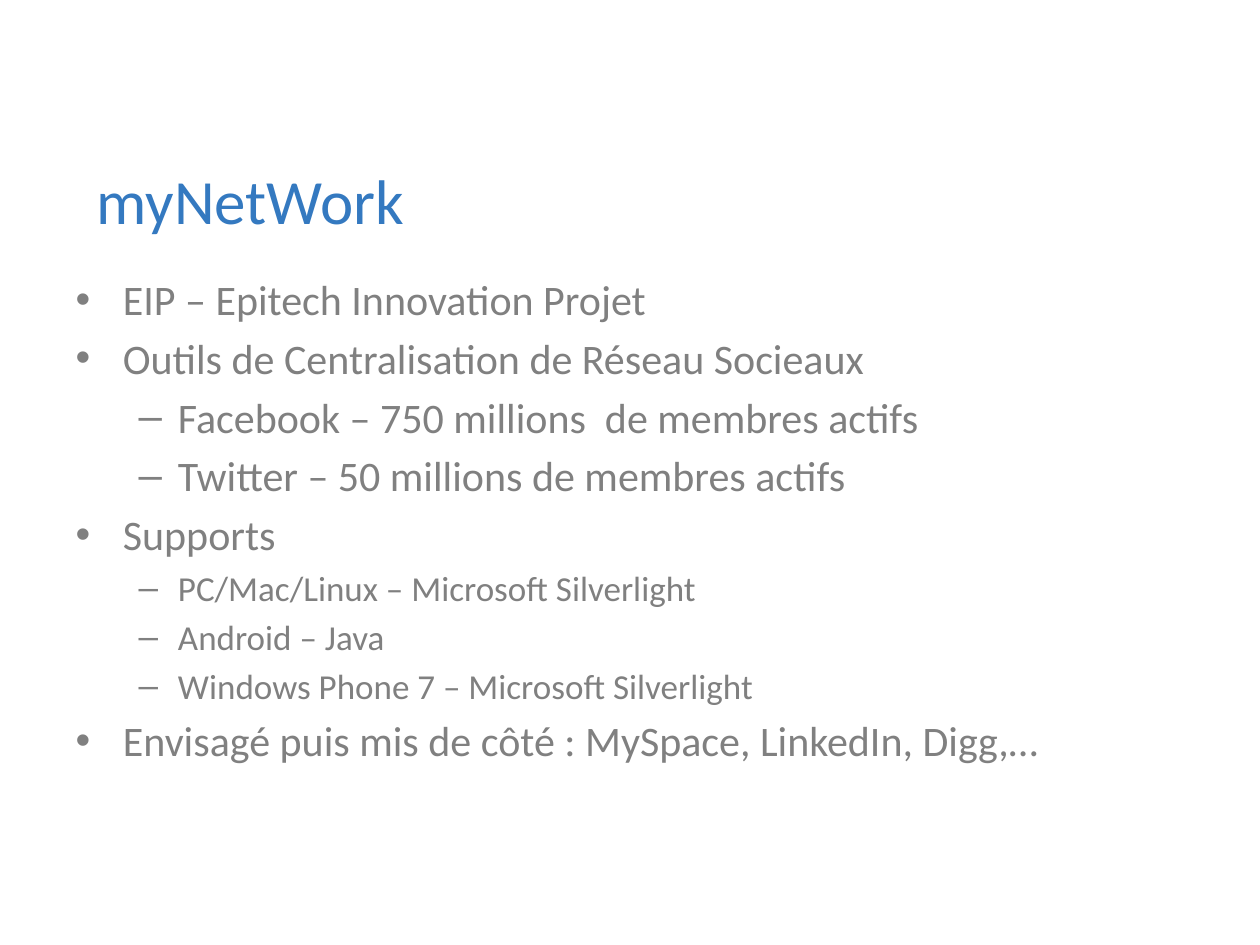
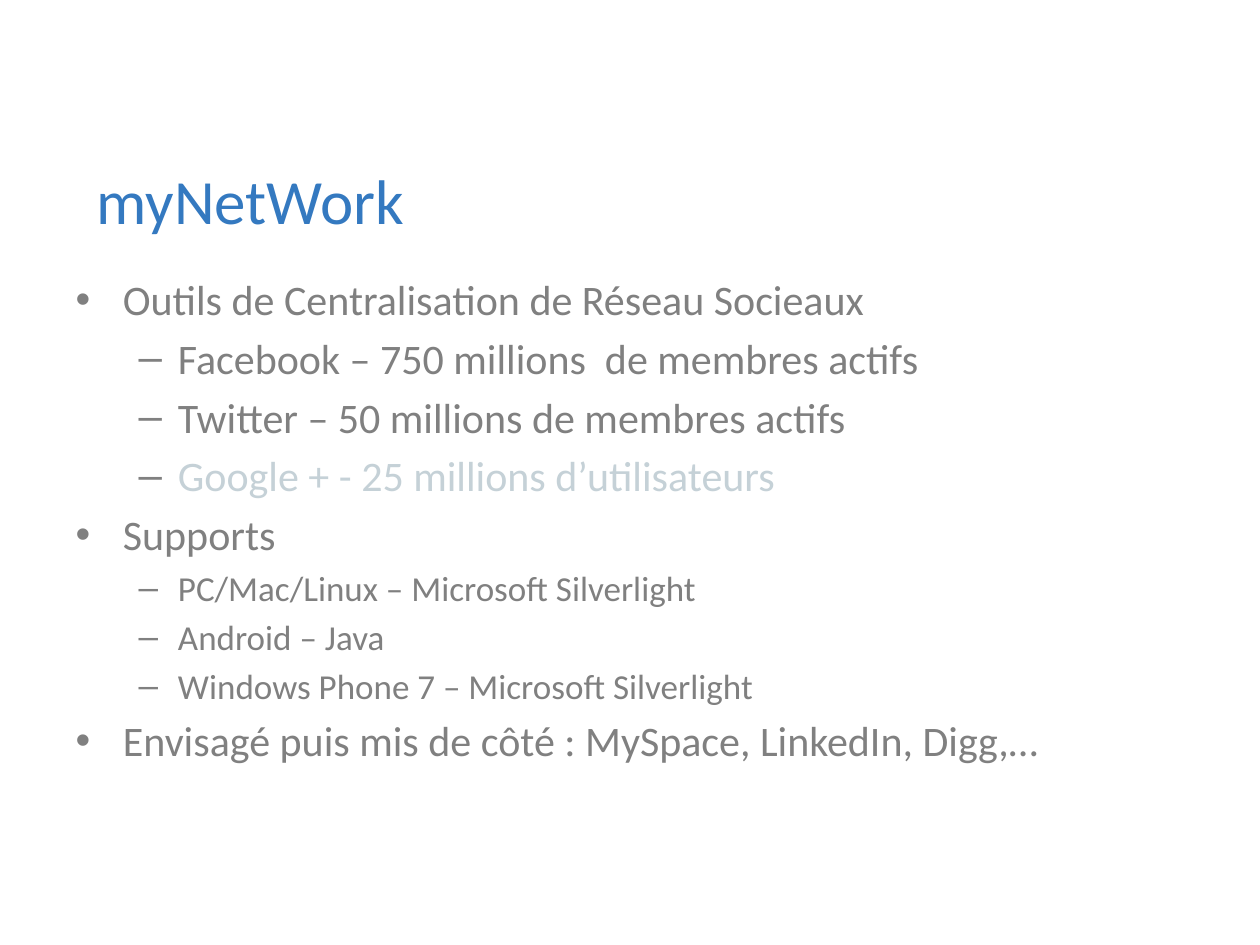
Before and after one commit to Riges/eip-silverlight, a slide deck: slide 5 of Docs/eip 10.09.11/myNETwork.pptx (slide 4 before the commit). Drawn at 1260x945 pixels with LibreOffice and Linux fonts; fonts in the diff are those of the drawing; background and template pictures are left out. Boxes give left, top, right and bottom in pixels: in the first picture for what was removed or moved away, otherwise in the second. Text is boxed around its words. In the diff, an @@ line names an element or a change of style, - is before the commit and + after.

```diff
--- a/Docs/eip 10.09.11/myNETwork.pptx
+++ b/Docs/eip 10.09.11/myNETwork.pptx
@@ text at (123,286,533,322): paragraph removed @@
-• EIP – Epitech Innovation Projet
@@ text at (178,462,774,498): paragraph added @@
+  – Google + - 25 millions d’utilisateurs
```
Also in this commit, not shown: 2 other slides changed, 3 slides added, 3 slides removed.
